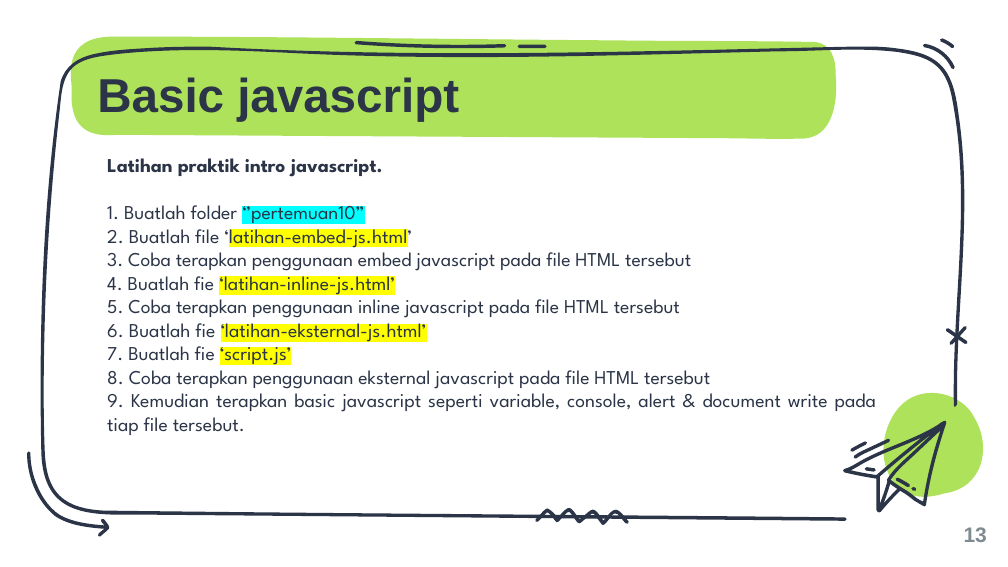
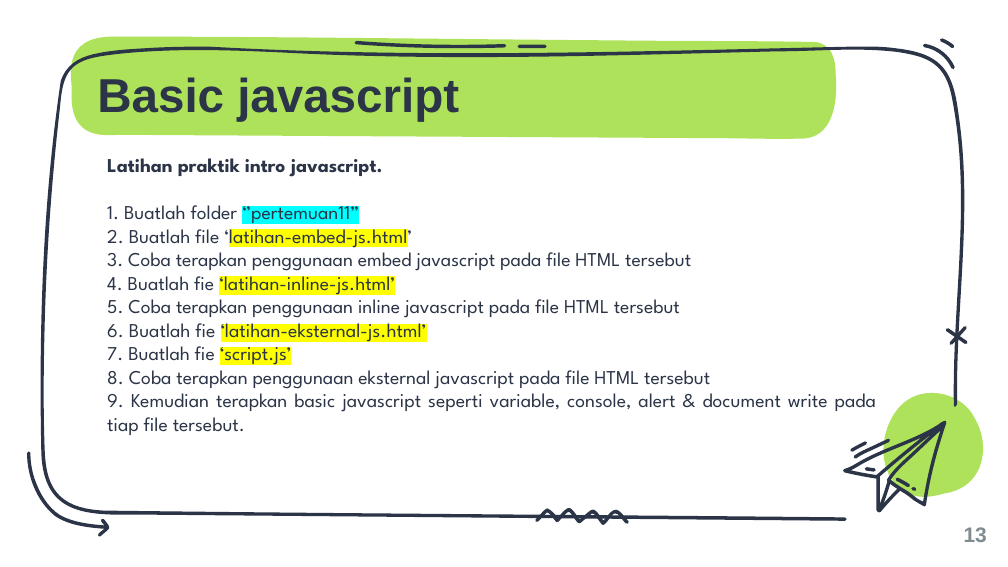
Before and after one commit to pzyxo/lescoding, a slide deck: slide 13 of Pertemuan 11 - Javascript.pptx. Drawn at 1008x567 pixels with LibreOffice and Linux fonts; fonts in the diff are those of the drawing. Boxes give left, top, right and bottom in pixels: in the first picture for what was removed or moved away, otherwise in the second. Text is boxed around its words. In the diff, an @@ line names an element or a change of style, - is before the commit and + after.

```diff
--- a/Pertemuan 11 - Javascript.pptx
+++ b/Pertemuan 11 - Javascript.pptx
@@ text at <box>107,199,359,226</box>: text changed @@
-1. Buatlah folder ‘’pertemuan10”
+1. Buatlah folder ‘’pertemuan11”
```
Also in this commit, not shown: 1 other slide changed.
